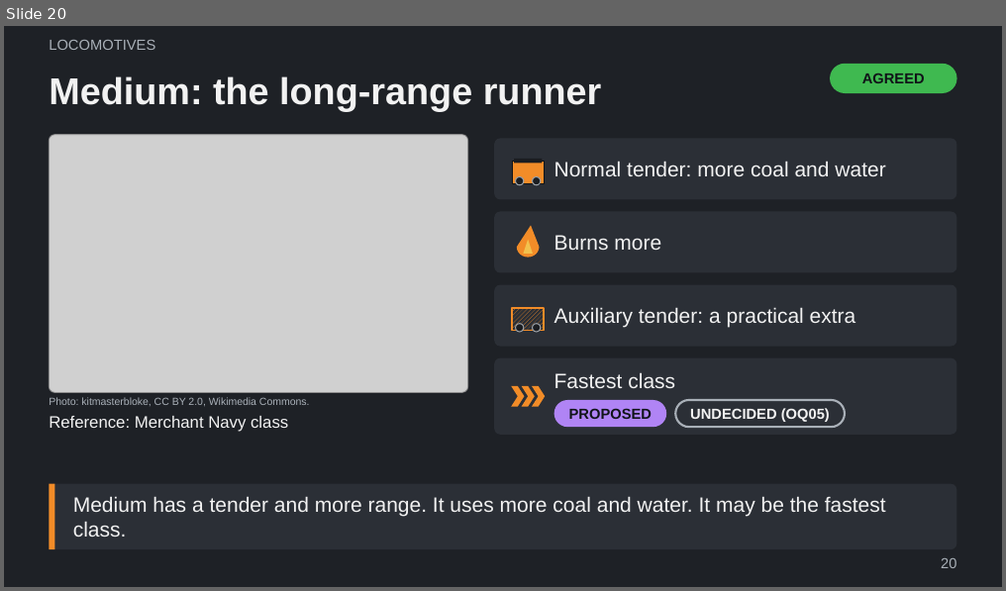
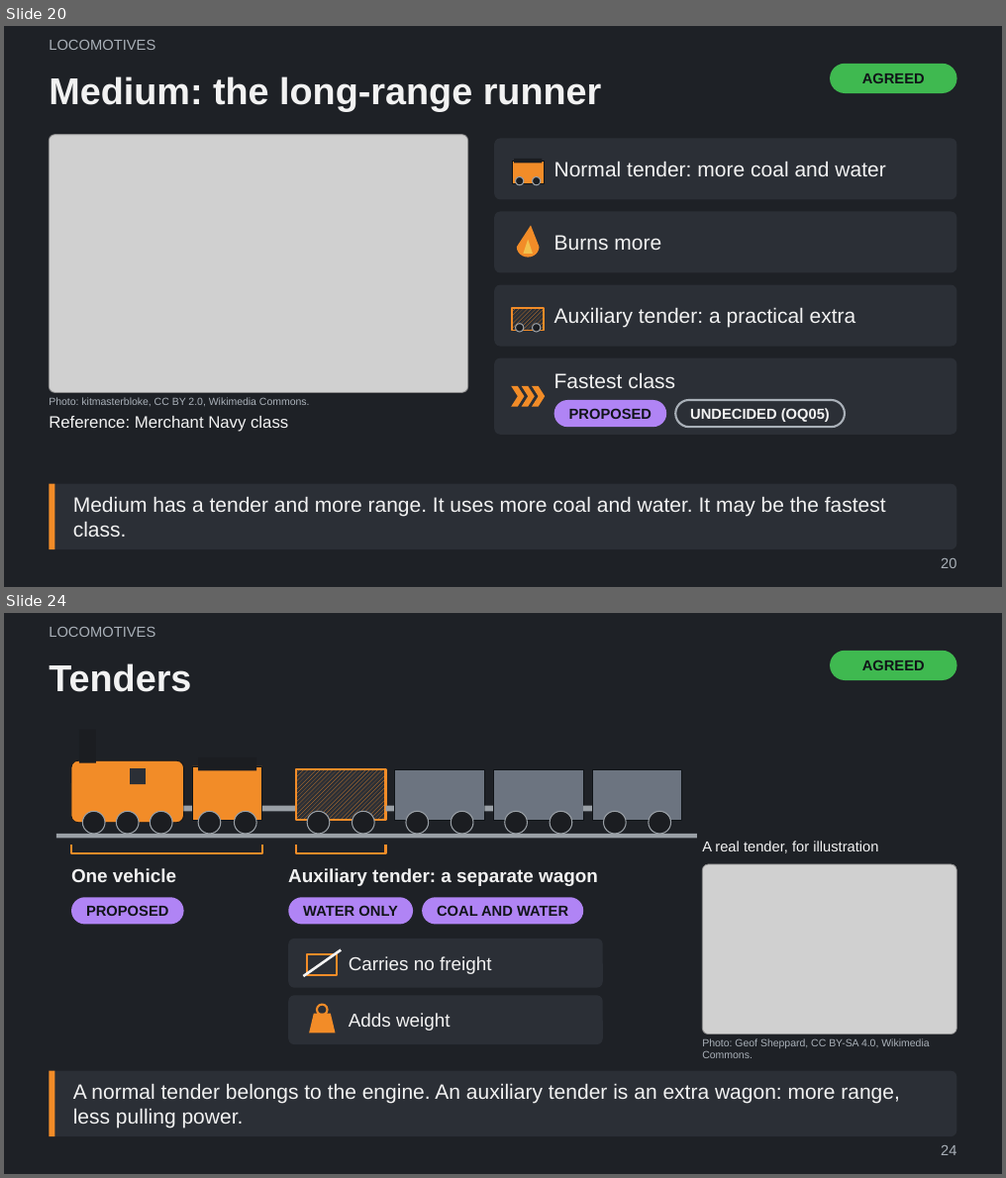
Before and after one commit to Tarenkookoo/Satisfactory---Early-Locomotion, a slide deck: Reporting/Claude Presents/Early_Locomotion_Explained.pptx. Shown one above the other, each under a label of ours: slide 20 before the commit, slides 20 and 24 after it; the slides between them are not shown. The pictures are 1006x591 and 1006x1178 pixels, drawn with LibreOffice and Linux fonts; fonts in the diff are those of the drawing; grey boxes stand for pictures. Boxes give left, top, right and bottom in pixels: in the first picture for what was removed or moved away, otherwise in the second. Text is boxed around its words. In the diff, an @@ line names an element or a change of style, - is before the commit and + after.

```diff
--- a/Reporting/Claude Presents/Early_Locomotion_Explained.pptx
+++ b/Reporting/Claude Presents/Early_Locomotion_Explained.pptx
@@ slide 24 added at [4, 613, 1002, 1174], background #1E2126 @@
@@ text added at [49, 627, 155, 637], 14 pt, text #A9B0B8 @@
+LOCOMOTIVES
@@ title added at [49, 663, 191, 692], 36 pt, text #F2F2F2, bold @@
+Tenders
@@ rounded rectangle added at [830, 651, 957, 680], fill #3FB950, 14 pt, text #101418, bold @@
+AGREED
@@ group added at [56, 729, 697, 839]: 14 rectangles, 13 ellipses, 1 rounded rectangle @@
@@ freeform shape added at [71, 845, 262, 854], outline #F28C28 2 pt @@
@@ freeform shape added at [296, 845, 386, 854], outline #F28C28 2 pt @@
@@ text added at [702, 841, 878, 854], 14 pt, text #F2F2F2 @@
+A real tender, for illustration
@@ text added at [71, 868, 176, 882], 18 pt, text #F2F2F2, bold @@
+One vehicle
@@ text added at [288, 868, 598, 886], 18 pt, text #F2F2F2, bold @@
+Auxiliary tender: a separate wagon
@@ picture added at [703, 864, 957, 1035] @@
@@ rounded rectangle added at [71, 897, 183, 925], fill #B084F5, 14 pt, text #101418, bold @@
+PROPOSED
@@ rounded rectangle added at [288, 897, 413, 925], fill #B084F5, 14 pt, text #101418, bold @@
+WATER ONLY
@@ rounded rectangle added at [422, 897, 583, 925], fill #B084F5, 14 pt, text #101418, bold @@
+COAL AND WATER
@@ group added at [288, 939, 603, 1045]: 2 rounded rectangles, 2 texts, 1 rectangle, 1 line, 1 freeform shape, 1 ellipse @@
+Carries no freight
+Adds weight
@@ text added at [702, 1039, 929, 1059], 10 pt, text #A9B0B8 @@
+Photo: Geof Sheppard, CC BY-SA 4.0, Wikimedia Commons.
@@ rounded rectangle added at [49, 1071, 957, 1137], fill #2B2F36, 20 pt, text #F2F2F2 @@
+A normal tender belongs to the engine. An auxiliary tender is an extra wagon: more range, less pulling power.
@@ rectangle added at [49, 1071, 54, 1137], fill #F28C28 @@
@@ page number added at [941, 1146, 956, 1156], 14 pt, text #A9B0B8 @@
+24
```
Also in this commit, not shown: 1 slide changed, 10 other slides added, 4 other files.
